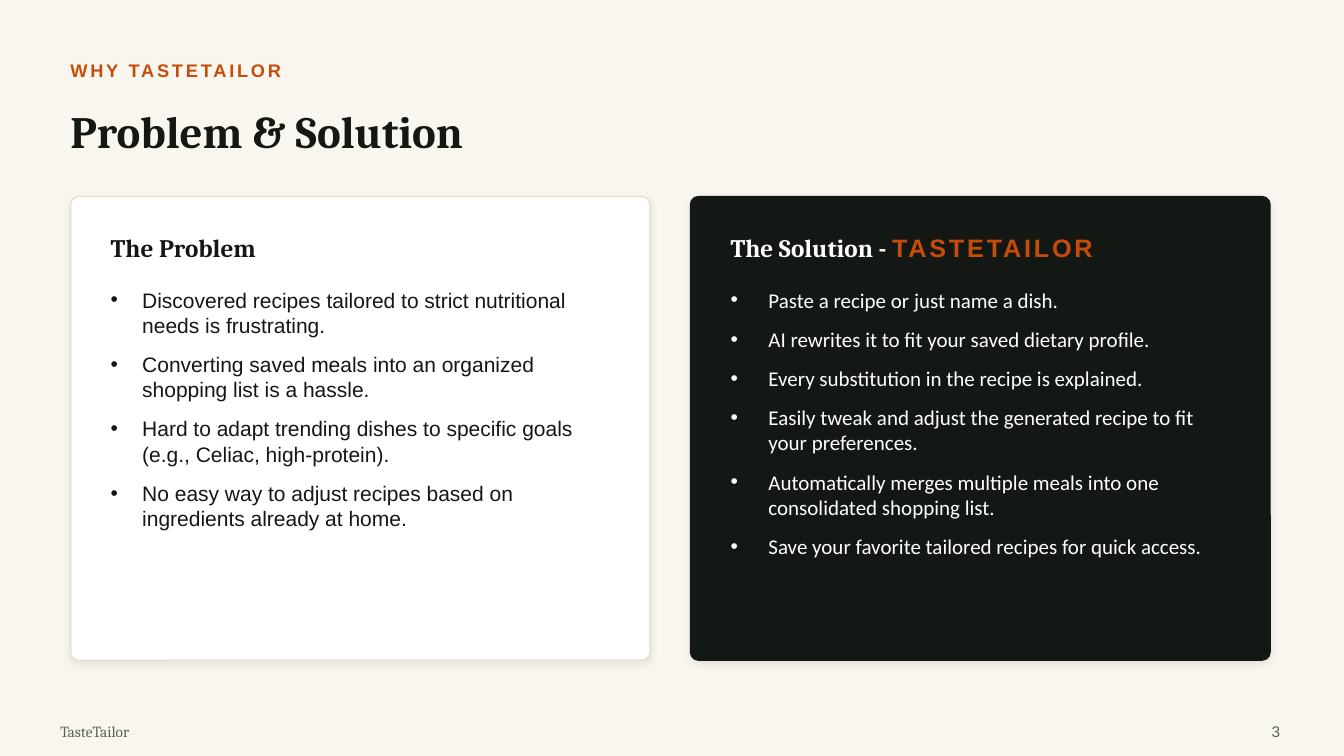
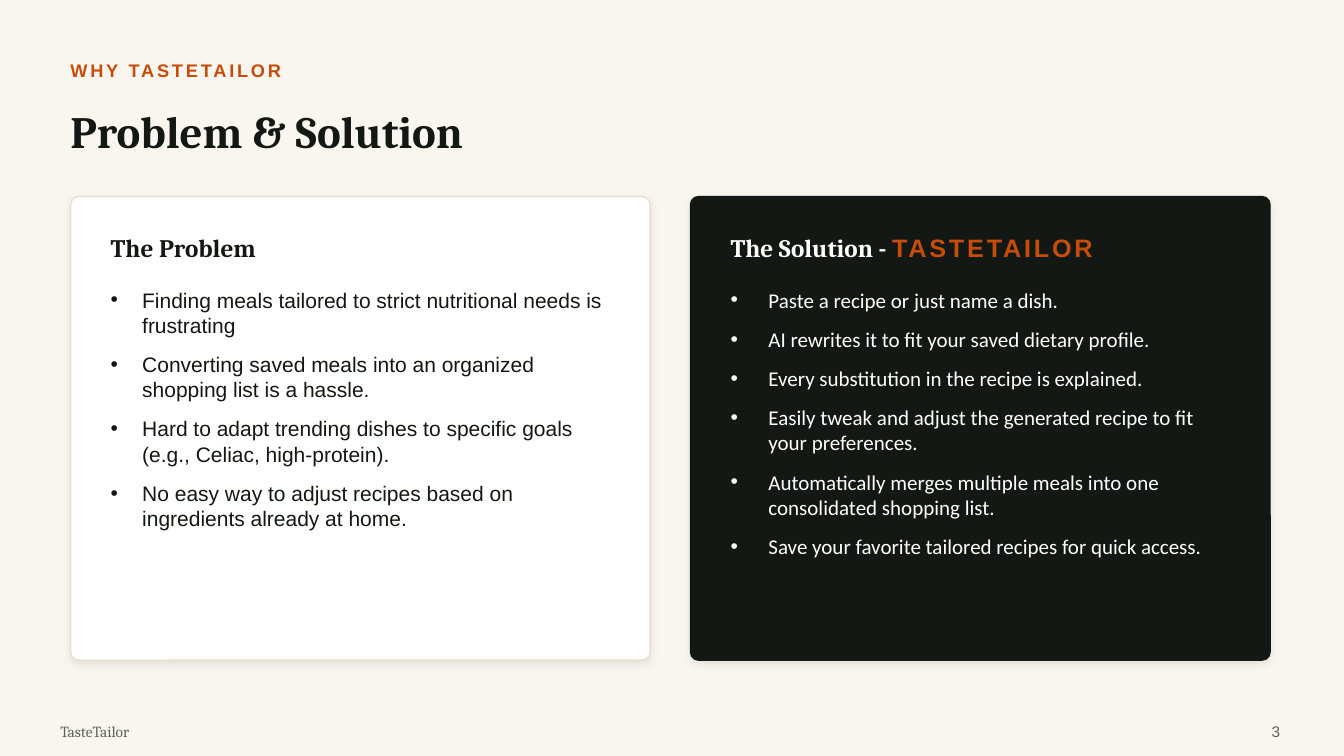
Before and after one commit to nicoleyerushalmi/tastetailor, a slide deck: slide 3 of docs/TasteTailor-Presentation.pptx. Drawn at 1344x756 pixels with LibreOffice and Linux fonts; fonts in the diff are those of the drawing. Boxes give left, top, right and bottom in pixels: in the first picture for what was removed or moved away, otherwise in the second. Text is boxed around its words. In the diff, an @@ line names an element or a change of style, - is before the commit and + after.

Commit message:
add presentation

```diff
--- a/docs/TasteTailor-Presentation.pptx
+++ b/docs/TasteTailor-Presentation.pptx
@@ text at [142, 292, 601, 337]: text changed @@
-• Discovered recipes tailored to strict nutritional needs is frustrating.
+• Finding meals tailored to strict nutritional needs is frustrating
```
Also in this commit, not shown: 3 other slides changed.
